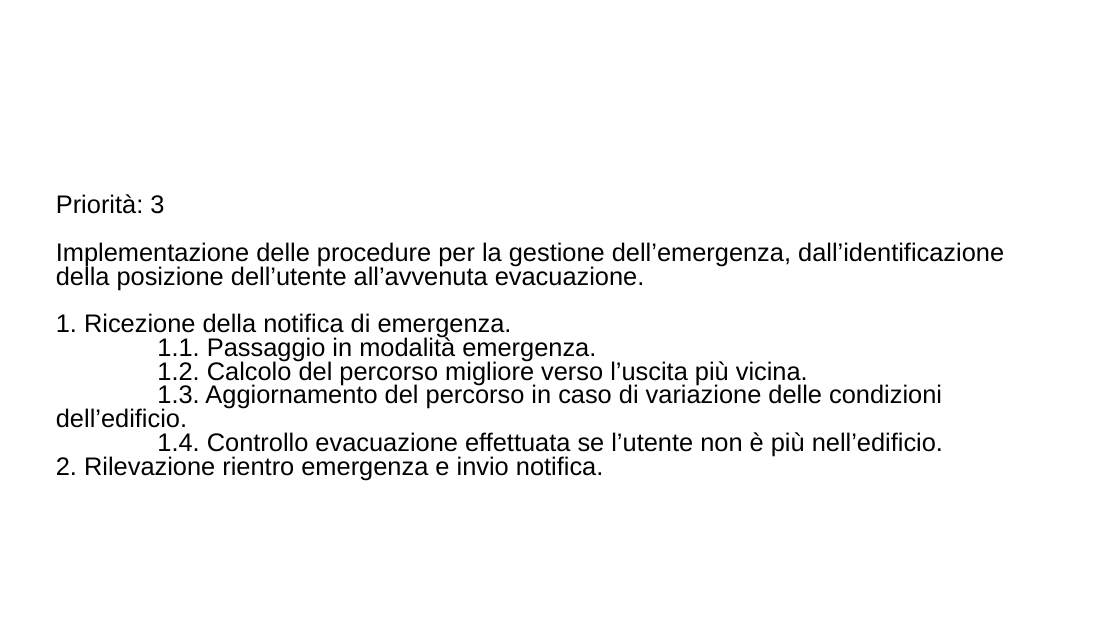
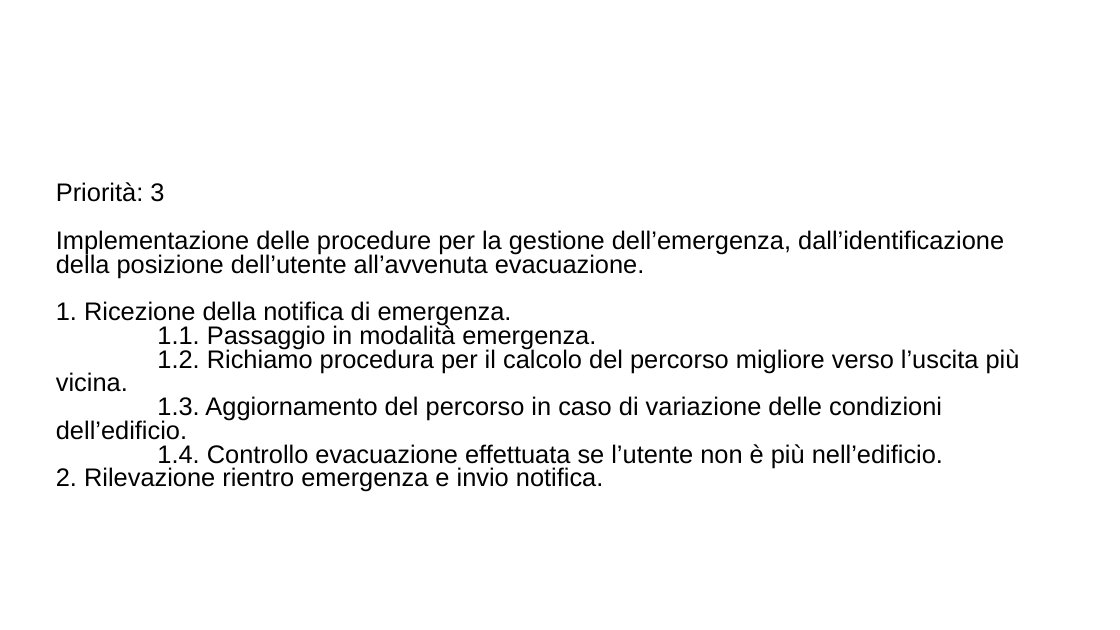
Before and after one commit to ecorradini/ProgettoIDS, a slide deck: slide 4 of AnalisiRequisiti/UserStories.ppt. Drawn at 1120x630 pixels with LibreOffice and Linux fonts; fonts in the diff are those of the drawing; background and template pictures are left out. Boxes give left, top, right and bottom in pixels: in the first picture for what was removed or moved away, otherwise in the second. Text is boxed around its words. In the diff, an @@ line names an element or a change of style, - is before the commit and + after.

```diff
--- a/AnalisiRequisiti/UserStories.ppt
+++ b/AnalisiRequisiti/UserStories.ppt
@@ subtitle at [56, 347, 1020, 392]: text changed @@
-1.2. Calcolo del percorso migliore verso l’uscita più vicina.
+1.2. Richiamo procedura per il calcolo del percorso migliore verso l’uscita più vicina.
```
Also in this commit, not shown: 3 other slides changed, 3 other files.
